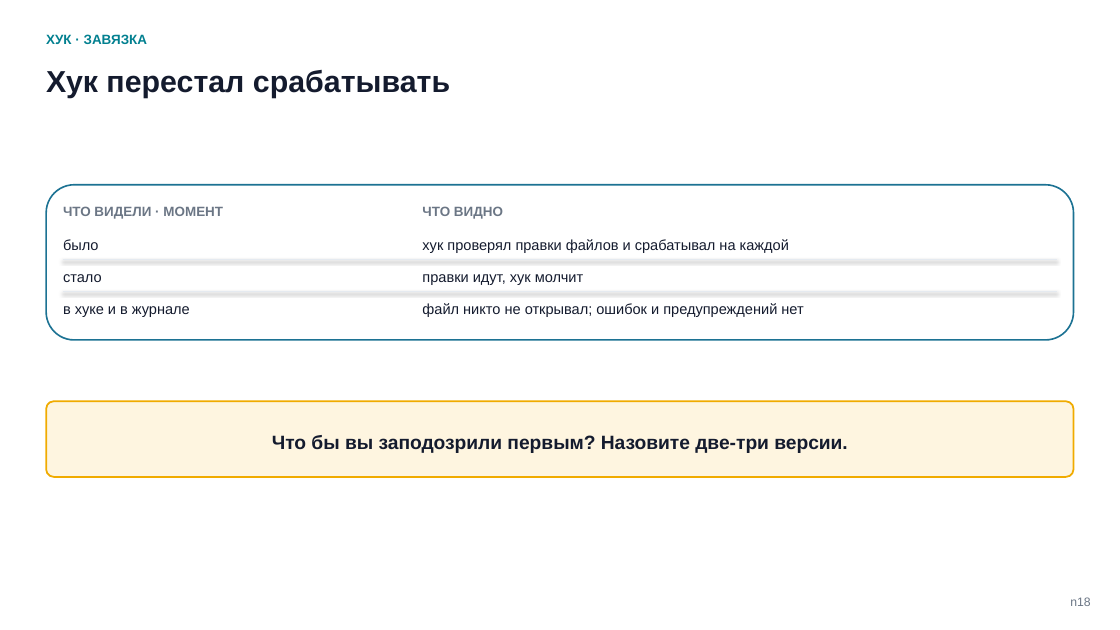
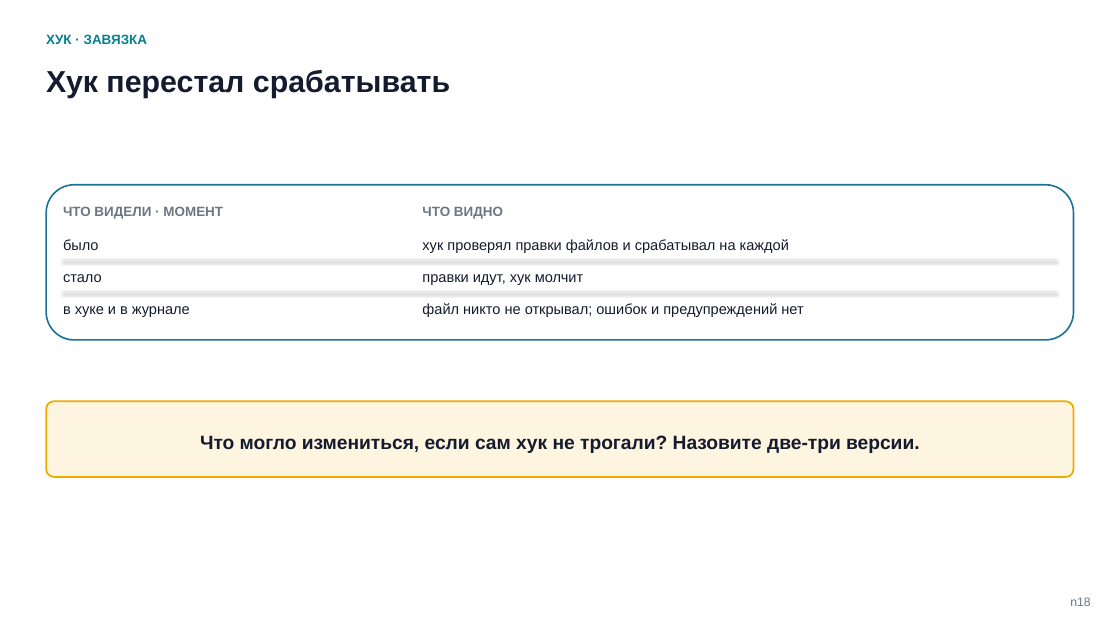
Before and after one commit to tellina-study/AI-usage-lessons, a slide deck: slide 18 of library/seminars/sem-05/rendered/sem-05.pptx. Drawn at 1120x630 pixels with LibreOffice and Linux fonts; fonts in the diff are those of the drawing. Boxes give left, top, right and bottom in pixels: in the first picture for what was removed or moved away, otherwise in the second. Text is boxed around its words. In the diff, an @@ line names an element or a change of style, - is before the commit and + after.

```diff
--- a/library/seminars/sem-05/rendered/sem-05.pptx
+++ b/library/seminars/sem-05/rendered/sem-05.pptx
@@ text at bbox=[200, 435, 919, 453]: text changed @@
-Что бы вы заподозрили первым? Назовите две-три версии.
+Что могло измениться, если сам хук не трогали? Назовите две-три версии.
```
Also in this commit, not shown: 6 other slides changed, 1 slide added, 21 other files.
